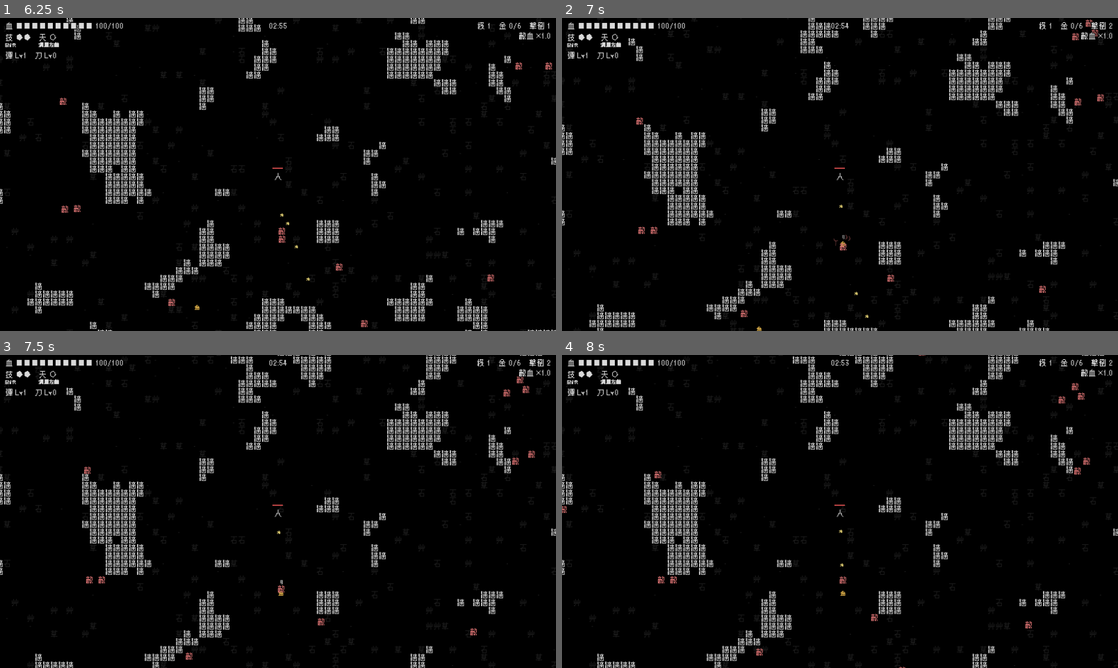
Above: before the commit, frames 1-4 (two rows, left to right).
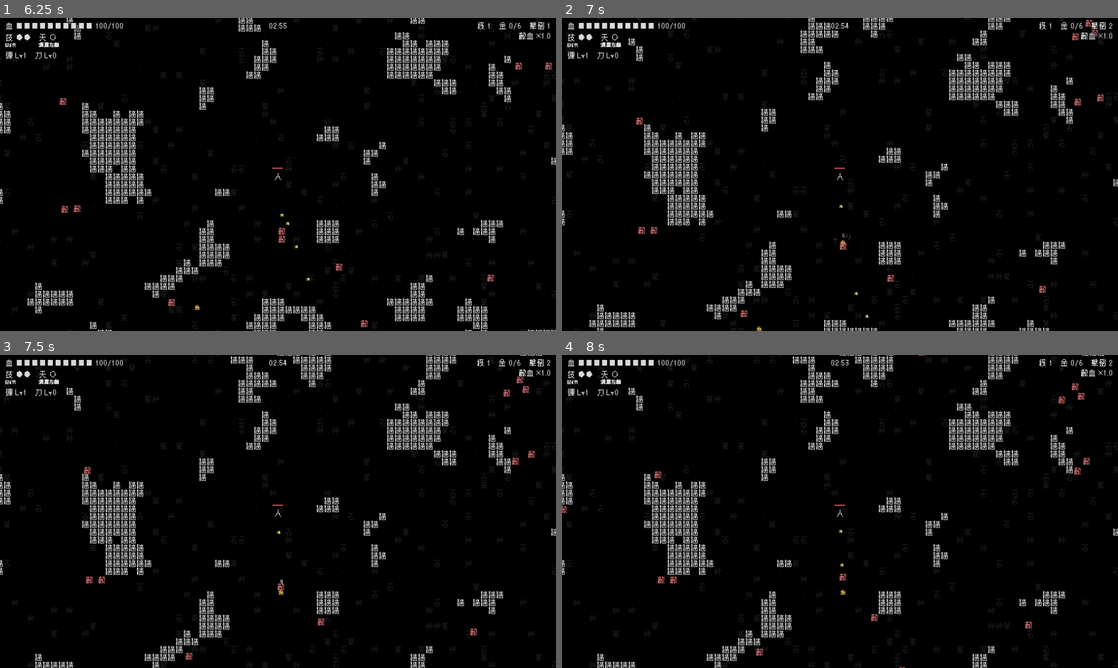
Above: after the commit, the same moments.

Repository: Scottcw1006/text-survivors
Game: Godot game, scene res://main.tscn
Same seed, same stepped clock (60 frames per second), same inputs: the game is played once before the commit and once after it.
Inputs (mouse positions are in pixels of both pictures, inside the frame that each line leads up to):
- Up to frame 1 (6.25 s): tap Enter at 0.5 s; move the mouse to (400, 158) at 0.52 s; hold Right (move_right) 0.53-1.25 s; tap Space (confirm) at 0.6, 2 s; click (400, 158) at 0.67 s; drag from (166, 190) to (250, 237) at 1.27 s; move the mouse to (333, 105) at 2.02 s; hold Right (move_right) 2.03-2.75 s; tap Tab (toggle_mode) at 2.1 s; drag from (250, 237) to (111, 127) at 2.77 s; move the mouse to (444, 221) at 3.52 s; hold Left (move_left) 3.53-4.25 s; tap Keypad Enter at 3.6 s; drag from (111, 127) to (194, 96) at 4.27 s; move the mouse to (305, 174) at 5.02 s; hold Down (move_down) 5.03-5.75 s; click (305, 174) at 5.1 s; drag from (194, 96) to (166, 190) at 5.77 s
- Up to frame 2 (7 s): move the mouse to (962, 158) at 6.52 s; hold Up (move_up) from 6.53 s (still down); tap Enter at 6.6 s
- Up to frame 3 (7.5 s): release Up (move_up) at 7.25 s; drag from (166, 527) to (250, 574) at 7.27 s
- Up to frame 4 (8 s): no input

Frame 1 is identical in both runs. In frame 2, less than 0.1% of the frame differs, in the area x 48-52%, y 68-75%; in frame 3, less than 0.1%; in frame 4, less than 0.1%, in the area x 49-52%, y 69-77%.

Commit message:
子彈擊退減半，擊退速度加上限
Co-Authored-By: Claude Opus 5.5 <noreply@anthropic.com>

Diff:
--- a/main.gd
+++ b/main.gd
@@ -100,7 +100,8 @@
 const SPAWN_MARGIN := 60.0          # 在畫面邊緣外多遠生成
 
 # 打擊感
-const KNOCK_BULLET := 160.0         # 子彈打中把敵人往後推多快
+const KNOCK_BULLET := 80.0          # 子彈打中把敵人往後推多快
+const KNOCK_MAX := 300.0            # 擊退速度上限：很多子彈同時打中也不會疊到飛太遠
 const KNOCK_SLASH := 260.0          # 斬擊把敵人往外推多快
 const KNOCK_DECAY := 900.0          # 擊退速度每秒衰減多少
 const SHAKE_DECAY := 40.0           # 畫面震動每秒衰減多少像素
@@ -1043,7 +1044,7 @@
 			e.position + Vector2(randf_range(-8, 8), -e.radius - 6.0),
 			Vector2(randf_range(-20, 20), -70), 0.45, 33 if boss else 22, Color.WHITE)
 	num.drag = 2.0
-	e.knock += knock * e.knock_resist
+	e.knock = (e.knock + knock * e.knock_resist).limit_length(KNOCK_MAX)
 	if e.take_damage(amount):
 		_kill_enemy(e)
 
Not shown, changed: docs/index.pck
